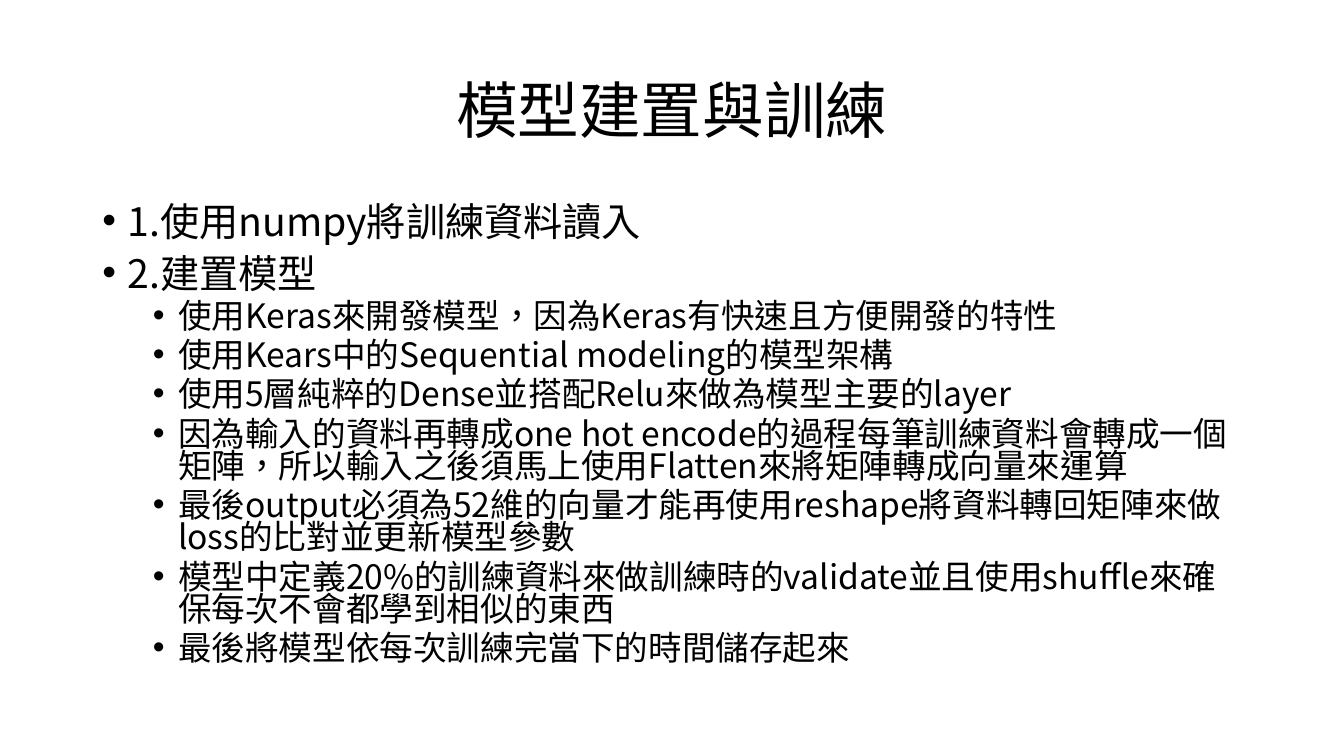
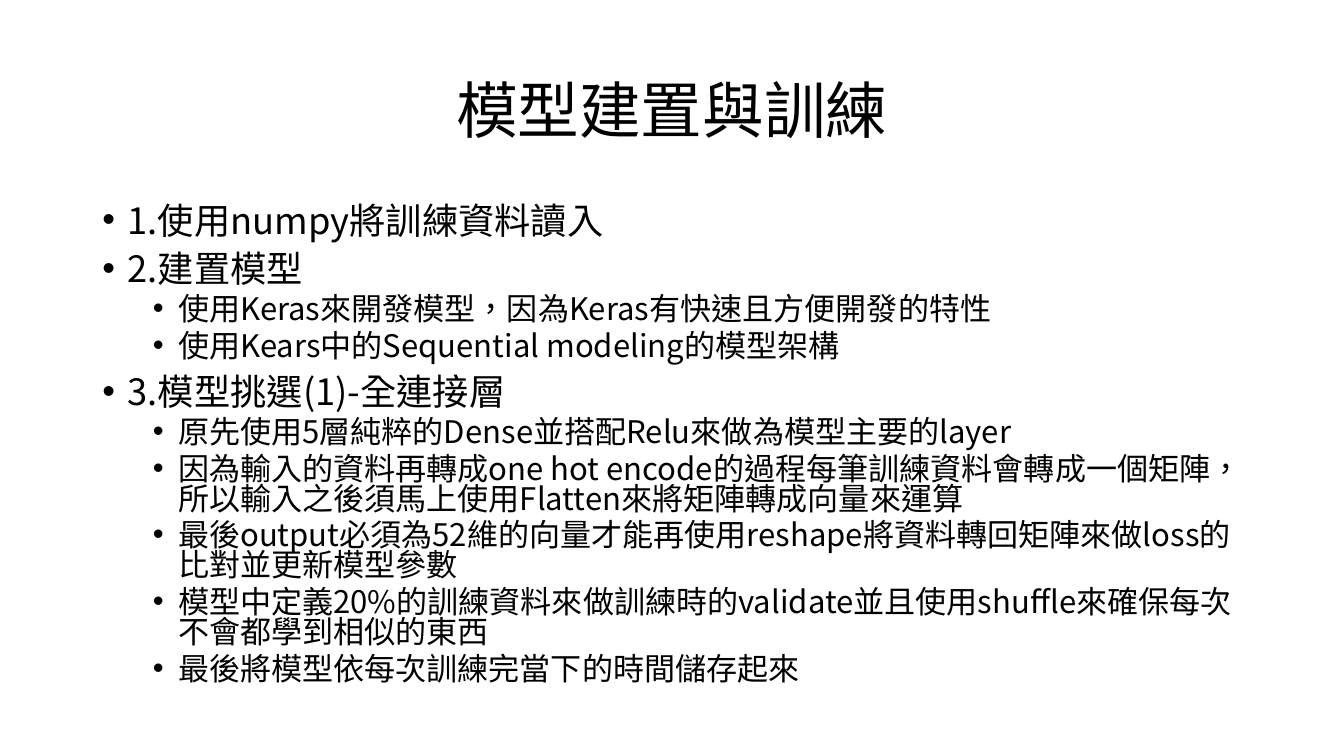
Before and after one commit to solitude6060/Adder_Subtractor, a slide deck: slide 4 of hw2.pptx. Drawn at 1344x756 pixels with LibreOffice and Linux fonts; fonts in the diff are those of the drawing. Boxes give left, top, right and bottom in pixels: in the first picture for what was removed or moved away, otherwise in the second. Text is boxed around its words. In the diff, an @@ line names an element or a change of style, - is before the commit and + after.

```diff
--- a/hw2.pptx
+++ b/hw2.pptx
@@ text at <box>128,203,1242,683</box>: size 28 to 25.9 pt in "1.使用numpy將訓練資料讀入", "2.建置模型"; size 24 to 22.2 pt in "使用Keras來開發模型，因為Keras有快速且方便開發的特性", "使用Kears中的Sequential modeling的模型架構", "因為輸入的資料再轉成one hot encode的過程每筆訓練資料會轉成一個矩陣，所以輸入之後須馬上使用Flatten來 ...", "最後output必須為52維的向量才能再使用reshape將資料轉回矩陣來做loss的比對並更新模型參數" and 2 more places @@
@@ text at <box>128,374,1011,451</box>: text changed; size 24 to 22.2 pt @@
-  • 使用5層純粹的Dense並搭配Relu來做為模型主要的layer
+• 3.模型挑選(1)-全連接層
+  • 原先使用5層純粹的Dense並搭配Relu來做為模型主要的layer
```
Also in this commit, not shown: 1 other slide changed, 3 slides added, 5 other files.
